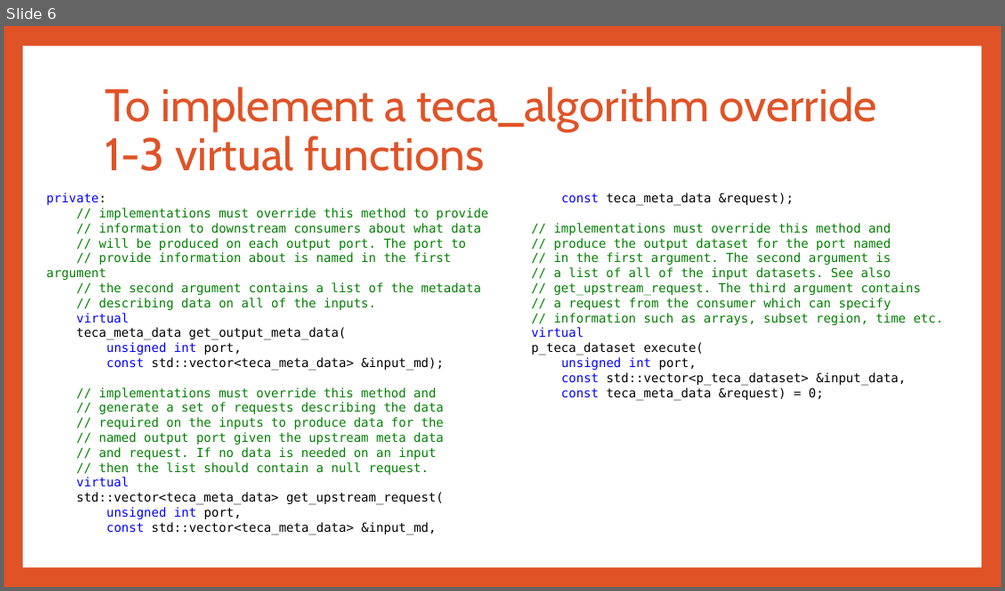
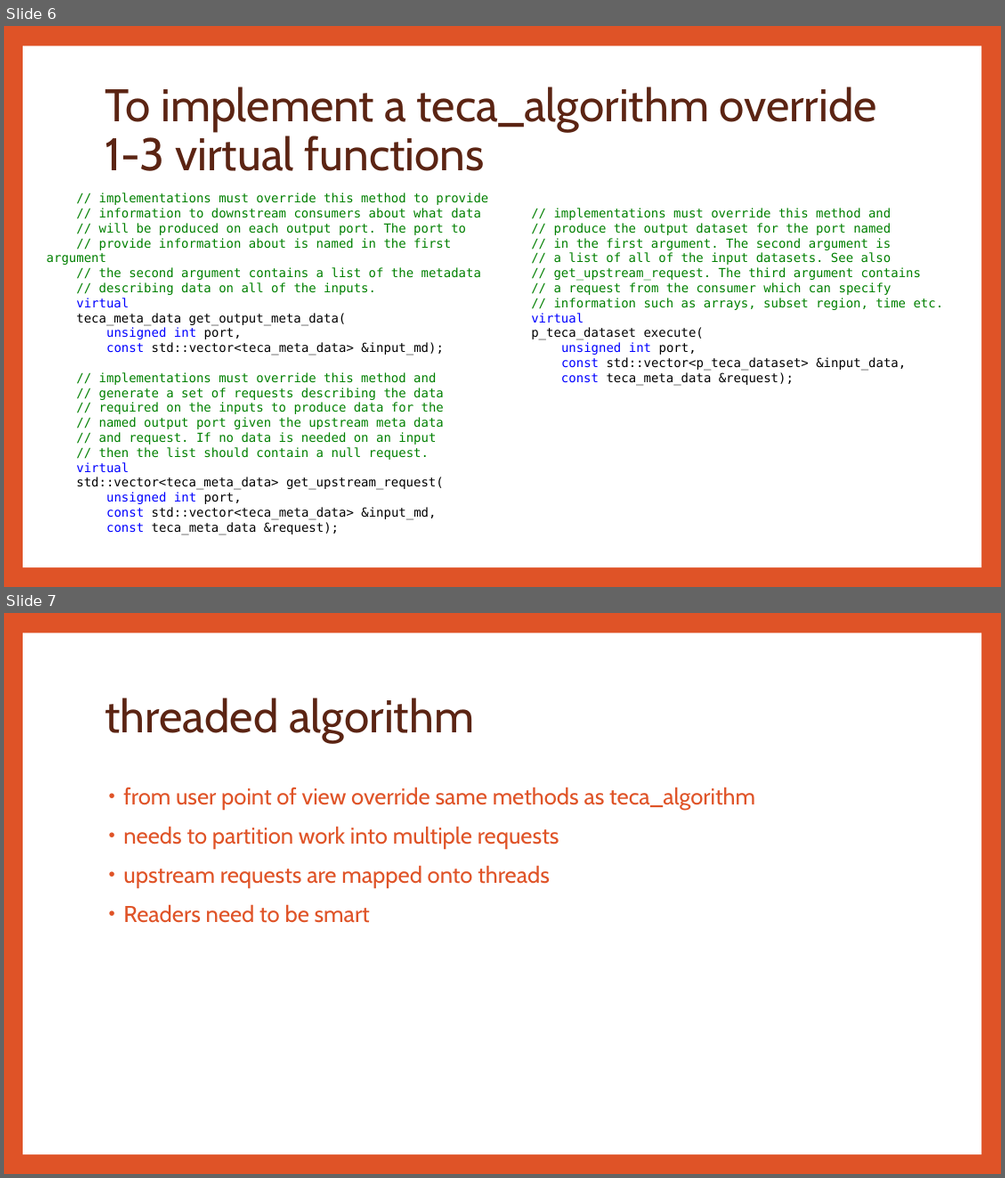
Before and after one commit to LBL-EESA/TECA, a slide deck: doc/TECA Architecture.pptx. Shown one above the other, each under a label of ours: slide 6 before the commit, slides 6 and 7 after it. The pictures are 1005x591 and 1005x1178 pixels, drawn with LibreOffice and Linux fonts; fonts in the diff are those of the drawing. Boxes give left, top, right and bottom in pixels: in the first picture for what was removed or moved away, otherwise in the second. Text is boxed around its words. In the diff, an @@ line names an element or a change of style, - is before the commit and + after.

```diff
--- a/doc/TECA Architecture.pptx
+++ b/doc/TECA Architecture.pptx
@@ slide 7 added at (4, 613, 1001, 1174), background #DF5327; not listed: 1 template element that a slide beside it also shows @@
@@ title added at (105, 698, 474, 742), 44 pt, text #5B2413 @@
+threaded algorithm
@@ text added at (123, 787, 755, 923), 22 pt, text #DF5327 @@
+• from user point of view override same methods as teca_algorithm
+• needs to partition work into multiple requests
+• upstream requests are mapped onto threads
+• Readers need to be smart
@@ slide 6 changed as well @@
@@ title "To implement a teca_algorithm override ..." at (105, 87, 877, 171): text colour #DF5327 to #5B2413 @@
@@ text at (47, 192, 106, 205): paragraph removed @@
-private:
@@ text at (561, 372, 793, 385): text changed @@
-const teca_meta_data &request) = 0;
+const teca_meta_data &request);
```
Also in this commit, not shown: 6 other slides changed, 4 other slides added.
